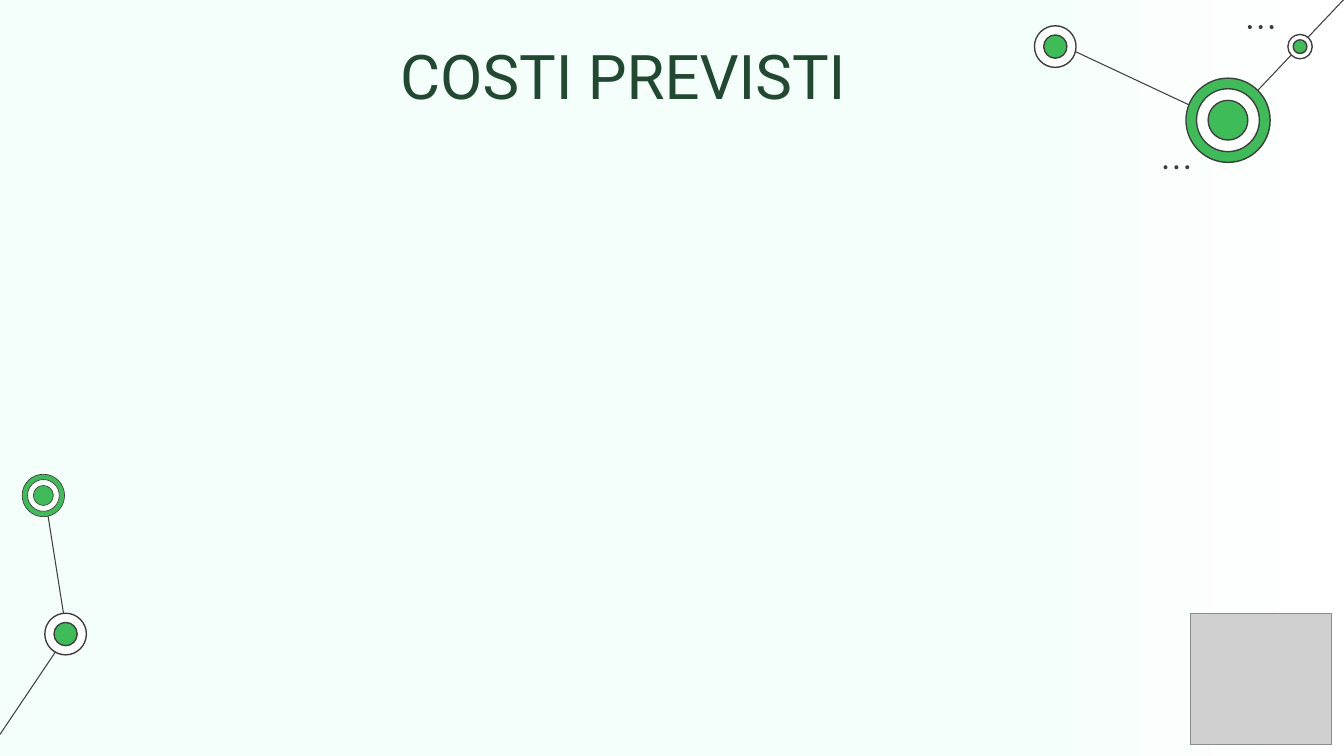
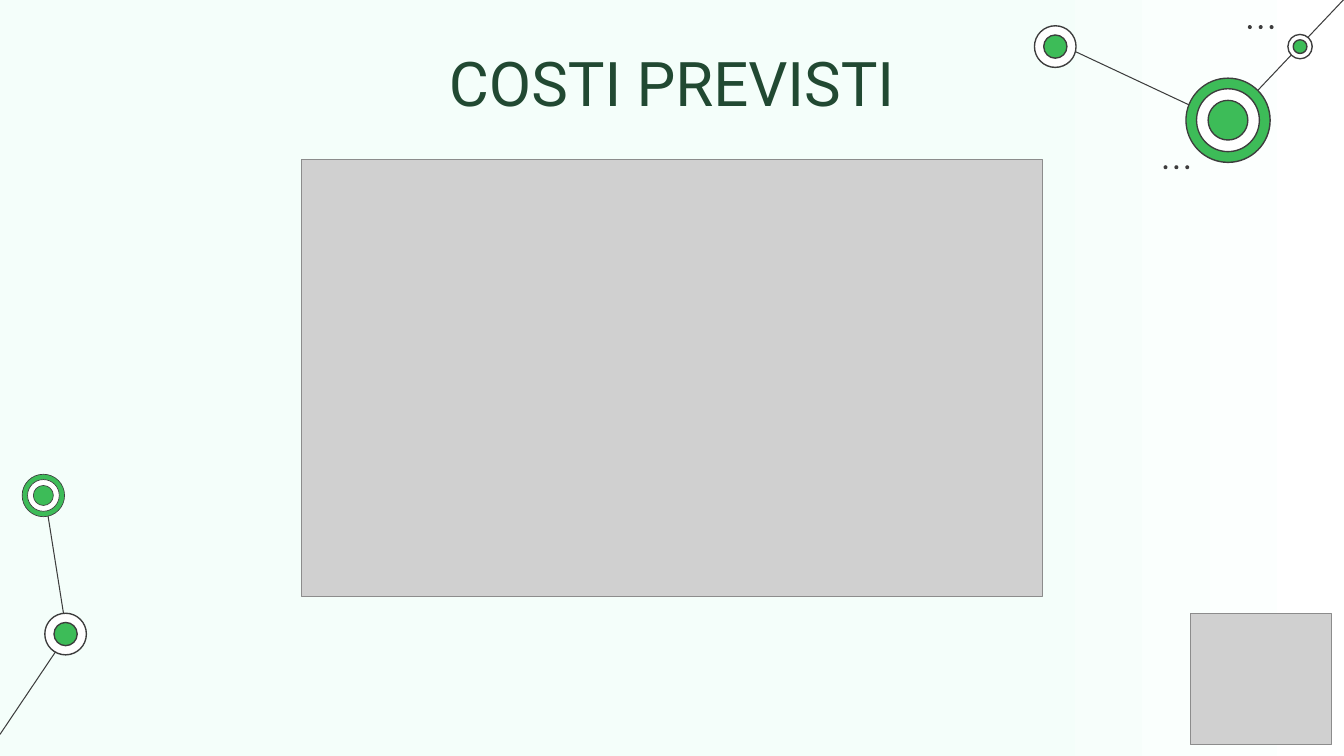
Before and after one commit to Club-Swendwich/Documenti, a slide deck: slide 6 of presentazioni/PresentazioneCandidatura.pptx (slide 4 before the commit). Drawn at 1344x756 pixels with LibreOffice and Linux fonts; fonts in the diff are those of the drawing; grey boxes stand for pictures. Boxes give left, top, right and bottom in pixels: in the first picture for what was removed or moved away, otherwise in the second. Text is boxed around its words. In the diff, an @@ line names an element or a change of style, - is before the commit and + after.

```diff
--- a/presentazioni/PresentazioneCandidatura.pptx
+++ b/presentazioni/PresentazioneCandidatura.pptx
@@ title "COSTI PREVISTI": place and size @@
-title "COSTI PREVISTI" at [400,54,846,100]
+title "COSTI PREVISTI" at [449,61,895,107]
@@ picture added at [301,159,1043,596] @@
```
Also in this commit, not shown: 4 slides added, 1 slide removed, 1 other file.
